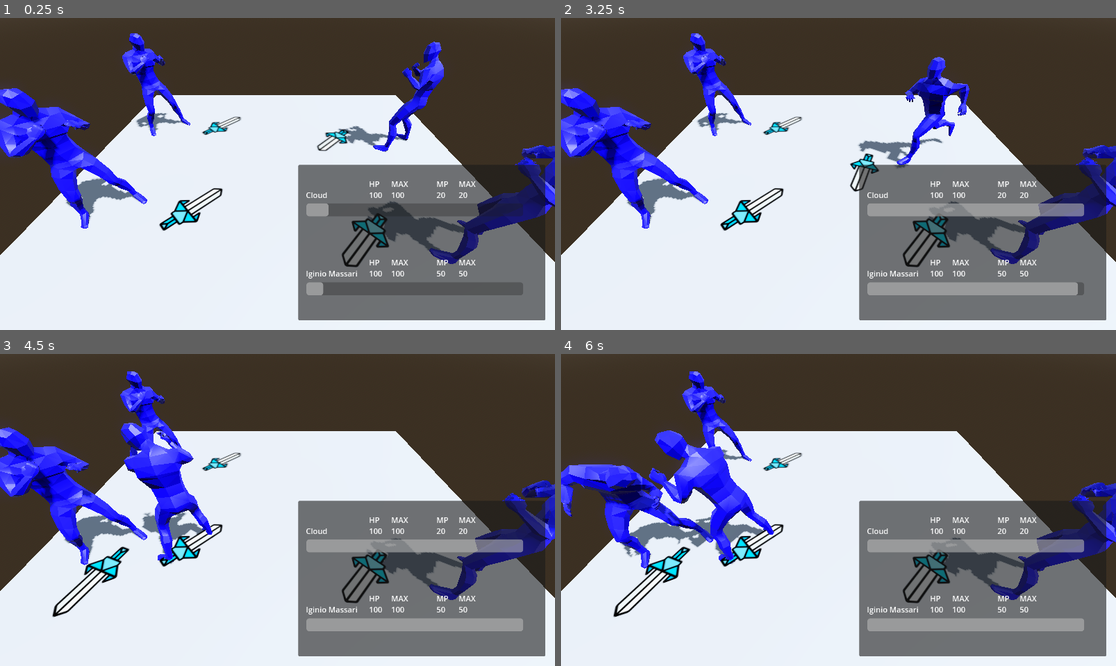
Above: before the commit, frames 1-4 (two rows, left to right).
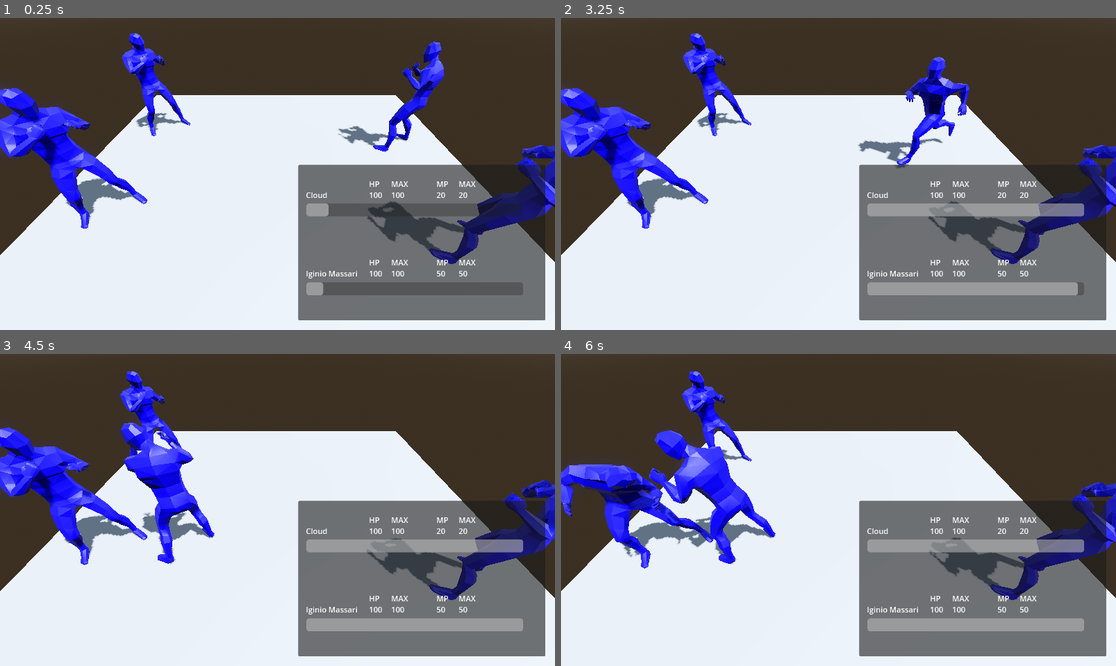
Above: after the commit, the same moments.

Repository: elgabroGit/ATB-Jrpg
Game: Godot game, scene res://Levels/BattleArea.tscn
Two runs of this game, one before a commit and one after it. Both use one fixed random seed, a clock stepped at 60 frames per second and the inputs below.
Inputs:
- Up to frame 1 (0.25 s): no input
- Up to frame 2 (3.25 s): no input
- Up to frame 3 (4.5 s): no input
- Up to frame 4 (6 s): click "Attacca" at 5 s; click "Difendi" at 5.75 s

The runs differ from the first frame. In frame 1, 1.4% of the frame differs, in the area x 28-71%, y 31-80%; in frame 2, 1.4%; in frame 3, 1.8%; in frame 4, 1.8%, in the area x 9-71%, y 31-85%.

Commit message:
Added wind skill

Diff:
--- /dev/null
+++ b/Assets/wind-svgrepo-com.svg
@@ -0,0 +1,2 @@
+<?xml version="1.0" encoding="utf-8"?><!-- Uploaded to: SVG Repo, www.svgrepo.com, Generator: SVG Repo Mixer Tools -->
+<svg fill="#000000" width="800px" height="800px" viewBox="0 0 24 24" id="wind" data-name="Flat Color" xmlns="http://www.w3.org/2000/svg" class="icon flat-color"><path id="secondary" d="M10,8H3A1,1,0,0,1,3,6h7a1,1,0,0,0,0-2,1,1,0,0,1,0-2,3,3,0,0,1,0,6ZM20,18a4,4,0,0,0-4-4H3a1,1,0,0,0,0,2H16a2,2,0,0,1,0,4,1,1,0,0,0,0,2A4,4,0,0,0,20,18Z" style="fill: rgb(44, 169, 188);"></path><path id="primary" d="M10,20H3a1,1,0,0,1,0-2h7a1,1,0,0,1,0,2ZM22,7.5A4.51,4.51,0,0,0,17.5,3a1,1,0,0,0,0,2,2.5,2.5,0,0,1,0,5H3a1,1,0,0,0,0,2H17.5A4.51,4.51,0,0,0,22,7.5Z" style="fill: rgb(0, 0, 0);"></path></svg>
--- a/Characters/Player.tscn
+++ b/Characters/Player.tscn
@@ -506,6 +506,7 @@
 
 [node name="Sprite3D" type="Sprite3D" parent="AttackSpot"]
 transform = Transform3D(1.55, 0, 0, 0, -6.77527e-08, -1.55, 0, 1.55, -6.77527e-08, 0, 0.231085, 0)
+visible = false
 pixel_size = 0.002
 texture = ExtResource("3_1ju47")
 
--- /dev/null
+++ b/Skills/wind_ball.tres
@@ -0,0 +1,12 @@
+[gd_resource type="Resource" script_class="Skill" load_steps=2 format=3 uid="uid://cfhfnyxpp7rsb"]
+
+[ext_resource type="Script" uid="uid://c2gho0vch6y0x" path="res://Skills/skill.gd" id="1_xw5d3"]
+
+[resource]
+script = ExtResource("1_xw5d3")
+skill_name = "New move"
+damage = 10.0
+mp_cost = 10.0
+animation = "battle_cast_magic"
+react_animation = "battle_react_magic"
+metadata/_custom_type_script = "uid://c2gho0vch6y0x"
Not shown, added: Assets/wind-svgrepo-com.svg.import
